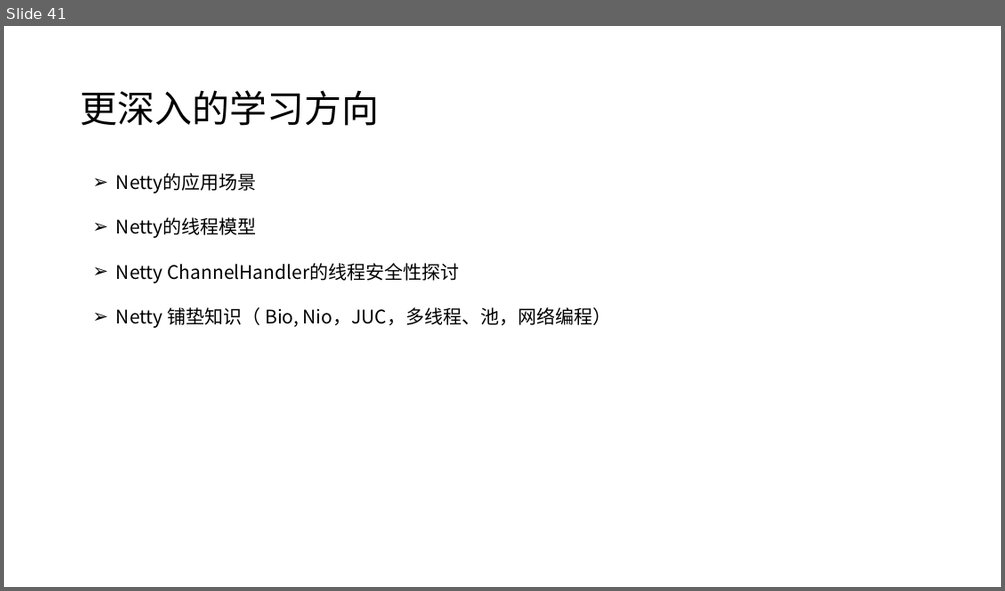
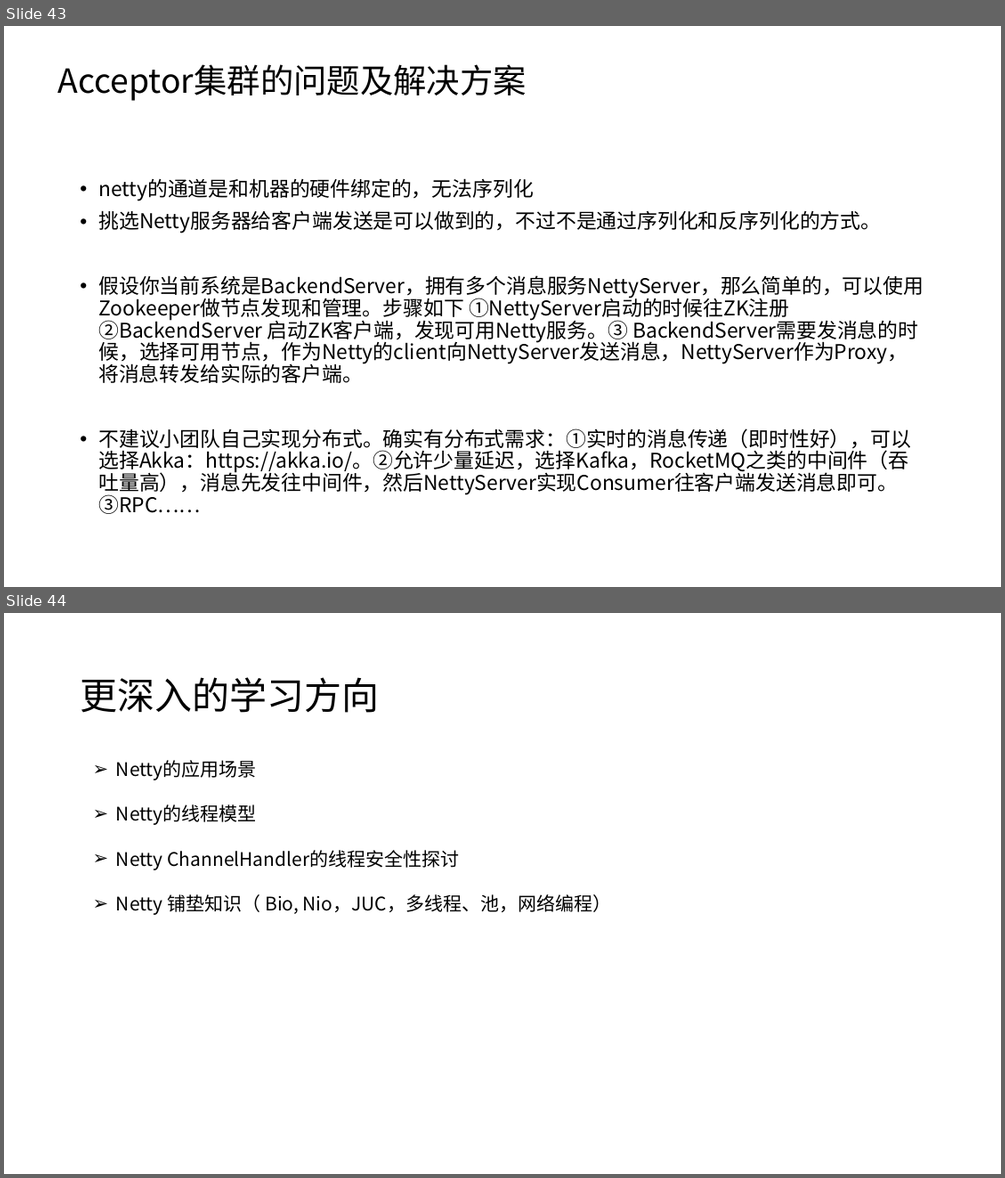
Before and after one commit to taomee517/netty-notes, a slide deck: Netty分享.pptx. Shown one above the other, each under a label of ours: slide 41 before the commit, slides 43 and 44 after it. The pictures are 1005x591 and 1005x1178 pixels, drawn with LibreOffice and Linux fonts; fonts in the diff are those of the drawing. Boxes give left, top, right and bottom in pixels: in the first picture for what was removed or moved away, otherwise in the second. Text is boxed around its words. In the diff, an @@ line names an element or a change of style, - is before the commit and + after.

```diff
--- a/Netty分享.pptx
+++ b/Netty分享.pptx
@@ slide 43 added at box(4, 26, 1001, 587), background #FFFFFF @@
@@ text added at box(57, 64, 526, 101), 32 pt, text #000000 @@
+Acceptor集群的问题及解决方案
@@ text added at box(98, 178, 923, 514), 19.6 pt, text #000000 @@
+• netty的通道是和机器的硬件绑定的，无法序列化
+• 挑选Netty服务器给客户端发送是可以做到的，不过不是通过序列化和反序列化的方式。
+• 假设你当前系统是BackendServer，拥有多个消息服务NettyServer，那么简单的，可以使用Zookeeper做节点发现和管理。步骤如下 ①NettyServer启动的时候往ZK注册 ②BackendServer 启动ZK客户端，发现可用Netty服务。③ BackendServer需要发消息的时候，选择可用节点，作为Netty的client向NettyServer发送消息，NettyServer作为Proxy，将消息转发给实际的客户端。
+• 不建议小团队自己实现分布式。确实有分布式需求：①实时的消息传递（即时性好），可以选择Akka：https://akka.io/。②允许少量延迟，选择Kafka，RocketMQ之类的中间件（吞吐量高），消息先发往中间件，然后NettyServer实现Consumer往客户端发送消息即可。③RPC……
@@ what was slide 41 is now slide 44 @@
```
Also in this commit, not shown: 1 slide changed, 2 other slides added.
